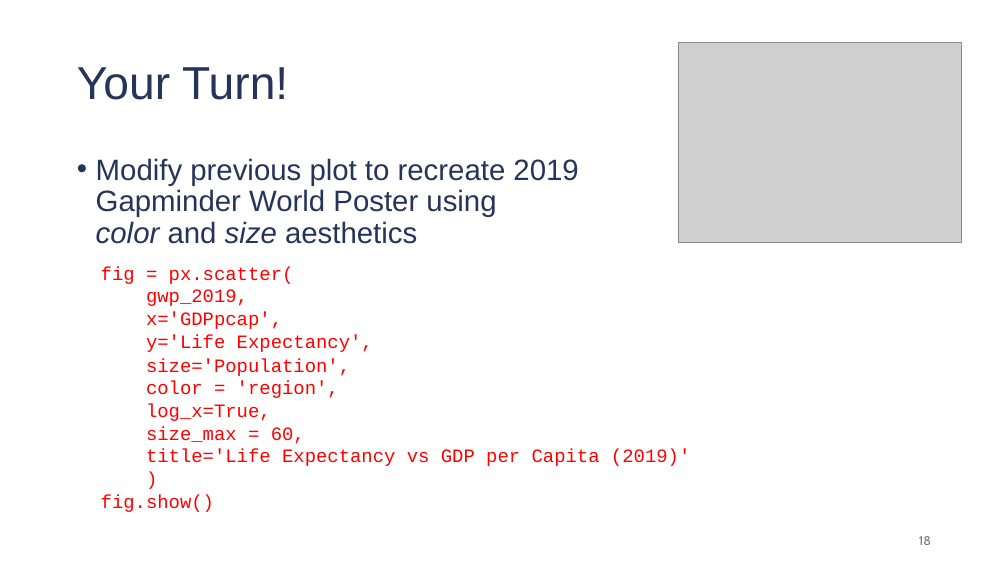
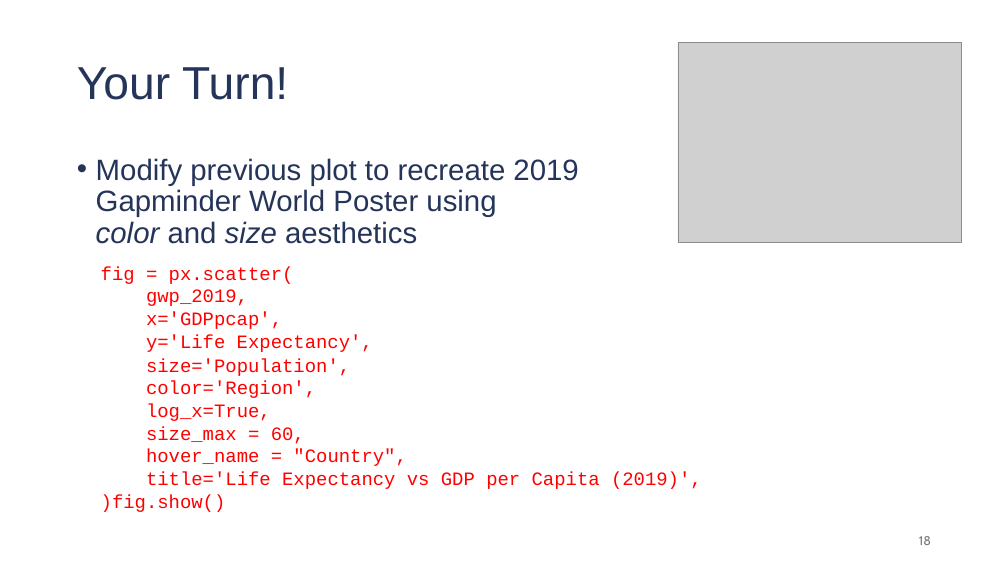
Before and after one commit to damouras/damouras.github.io, a slide deck: slide 18 of files/Presentation.pptx. Drawn at 1008x567 pixels with LibreOffice and Linux fonts; fonts in the diff are those of the drawing; grey boxes stand for pictures. Boxes give left, top, right and bottom in pixels: in the first picture for what was removed or moved away, otherwise in the second. Text is boxed around its words. In the diff, an @@ line names an element or a change of style, - is before the commit and + after.

```diff
--- a/files/Presentation.pptx
+++ b/files/Presentation.pptx
@@ text at (146, 381, 316, 398): text changed @@
-color = 'region',
+color='Region',
@@ text at (101, 449, 702, 512): text changed @@
-title='Life Expectancy vs GDP per Capita (2019)'
-)
-fig.show()
+hover_name = "Country",
+title='Life Expectancy vs GDP per Capita (2019)',
+)fig.show()
```
Also in this commit, not shown: 6 other slides changed, 1 other file.
